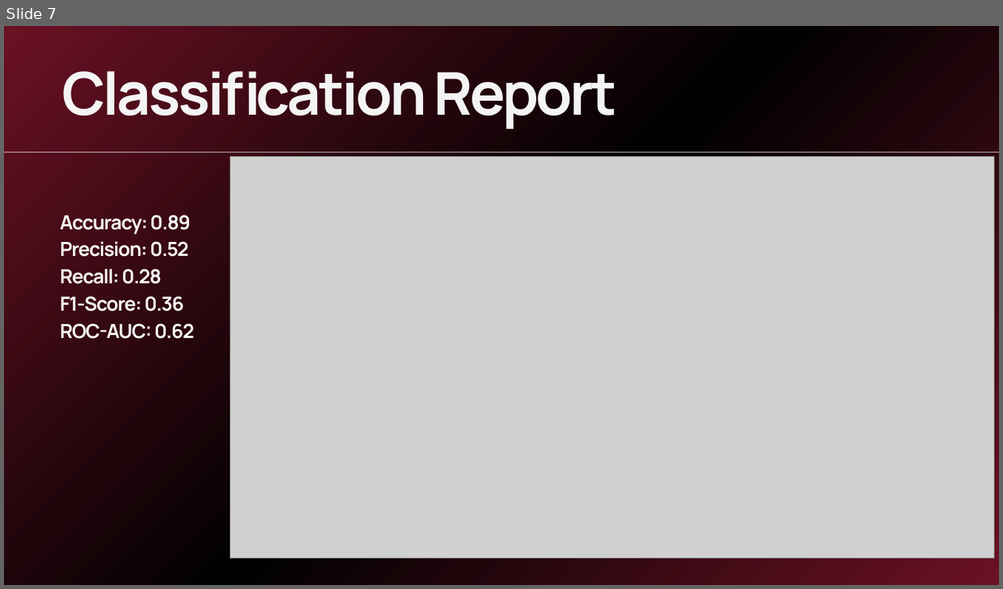
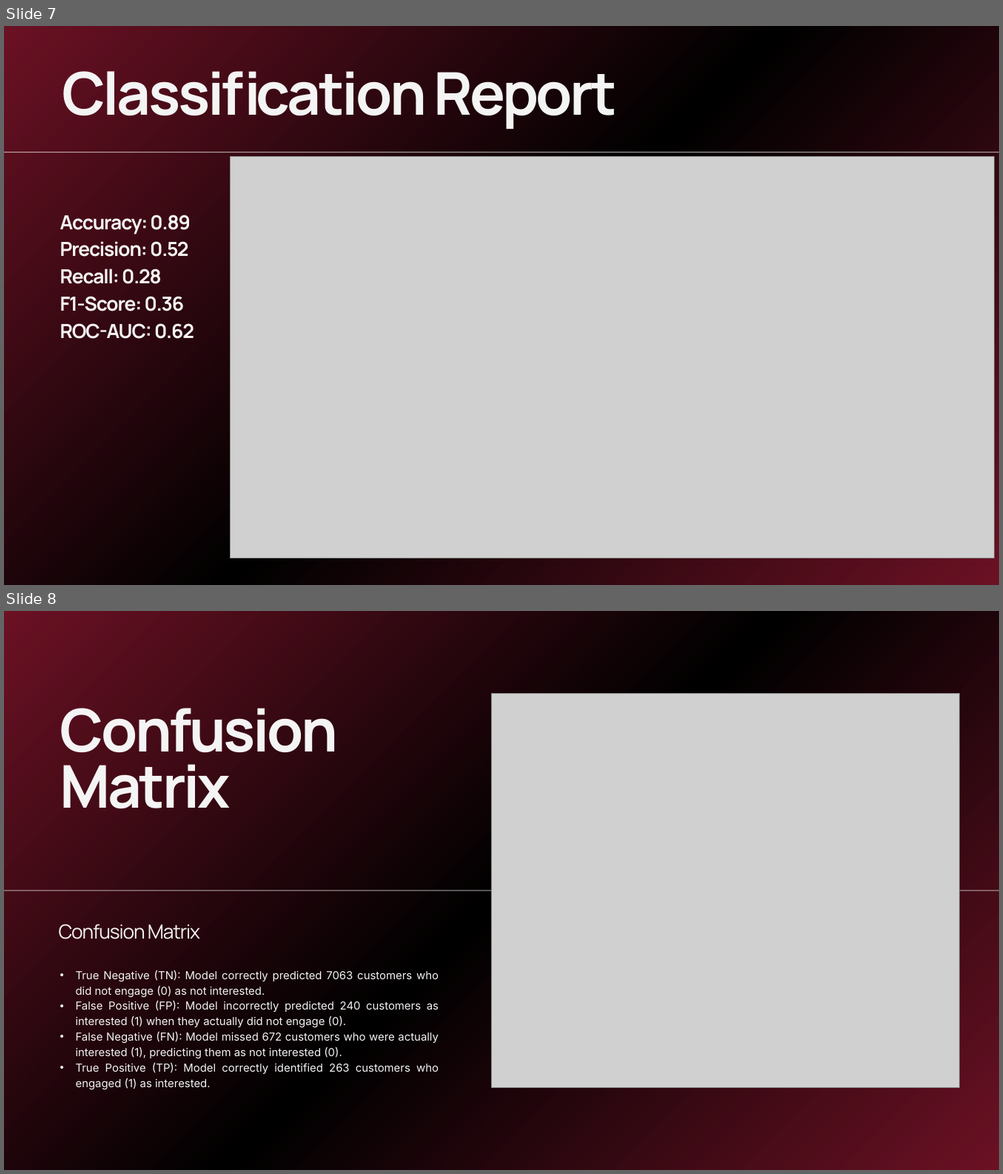
Before and after one commit to larazefani/Phone-Marketing-Decision-Model-for-Retail-Banking, a slide deck: Phone Marketing Decision Model for Retail Banking.pptx. Shown one above the other, each under a label of ours: slide 7 before the commit, slides 7 and 8 after it. The pictures are 1003x589 and 1003x1174 pixels, drawn with LibreOffice and Linux fonts; fonts in the diff are those of the drawing; grey boxes stand for pictures. Boxes give left, top, right and bottom in pixels: in the first picture for what was removed or moved away, otherwise in the second. Text is boxed around its words. In the diff, an @@ line names an element or a change of style, - is before the commit and + after.

```diff
--- a/Phone Marketing Decision Model for Retail Banking.pptx
+++ b/Phone Marketing Decision Model for Retail Banking.pptx
@@ slide 8 added at bbox=[4, 611, 999, 1170], background gradient #6B1124 to #000000 @@
@@ picture added at bbox=[491, 694, 959, 1088] @@
@@ text added at bbox=[60, 708, 338, 809], 85.5 pt, text #F4F4F4, bold @@
+Confusion
+Matrix
@@ line added from (4, 891) to (999, 891), #F4F4F4 0.75 pt @@
@@ text added at bbox=[59, 924, 200, 940], 28.2 pt, text #F4F4F4 @@
+Confusion Matrix
@@ text added at bbox=[76, 970, 438, 1091], 16 pt, text #F4F4F4 @@
+• True Negative (TN): Model correctly predicted 7063 customers who did not engage (0) as not interested.
+• False Positive (FP): Model incorrectly predicted 240 customers as interested (1) when they actually did not engage (0).
+• False Negative (FN): Model missed 672 customers who were actually interested (1), predicting them as not interested (0).
+• True Positive (TP): Model correctly identified 263 customers who engaged (1) as interested.
```
Also in this commit, not shown: 2 other slides added, 2 slides removed, 3 other files.
